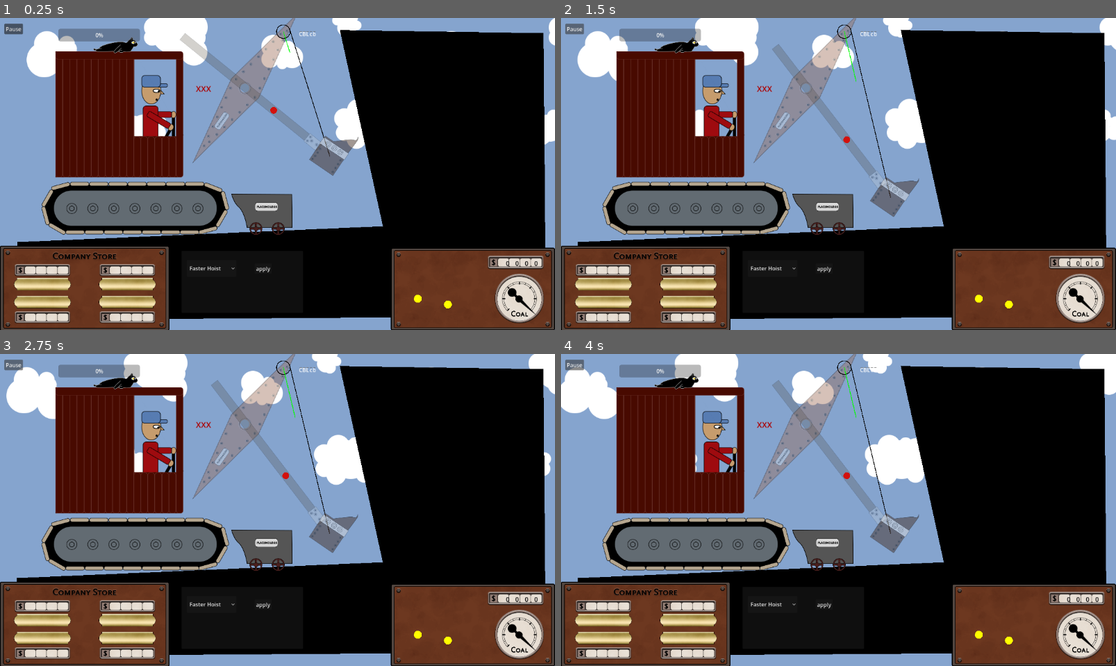
Above: before the commit, frames 1-4 (two rows, left to right).
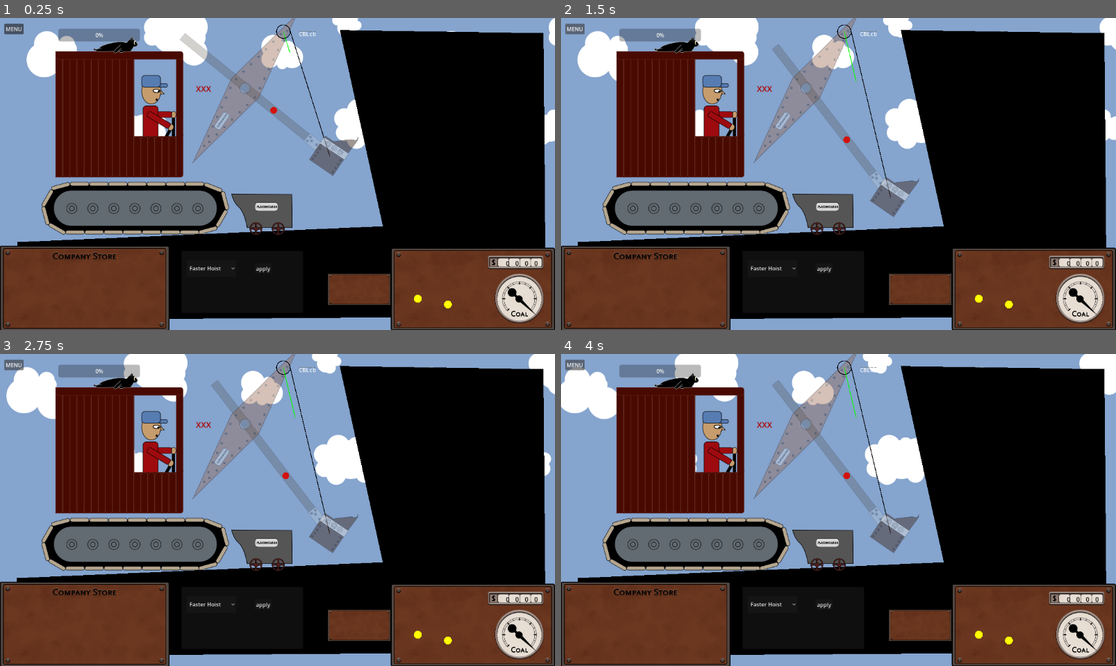
Above: after the commit, the same moments.

Repository: Lobbsterwaffles/Steam-Shov
Game: Godot game, scene res://jonly.tscn
Two runs of this game, one before a commit and one after it. Both use one fixed random seed, a clock stepped at 60 frames per second and the inputs below.
Inputs:
- Up to frame 1 (0.25 s): no input
- Up to frame 2 (1.5 s): click "Pause" (after the commit: "MENU") at 0.5 s; hold Q (hoist_up) from 1.28 s (still down); hold A (crowd_in) from 1.28 s (still down)
- Up to frame 3 (2.75 s): release Q (hoist_up) at 2.03 s; release A (crowd_in) at 2.03 s; tap S (crowd_out) at 2.1 s
- Up to frame 4 (4 s): hold C 2.78-3.53 s; hold Q (hoist_up) from 2.78 s (still down); tap T at 3.6 s

The runs differ from the first frame. In frame 1, 4.3% of the frame differs, in the area x 1-71%, y 1-98%; in frame 2, 4.3%; in frame 3, 4.3%; in frame 4, 4.3%.

Commit message:
Updated Help screen

Diff:
--- a/jonly.tscn
+++ b/jonly.tscn
@@ -356,15 +356,14 @@
 script = ExtResource("15_t3quf")
 
 [node name="eyes2" type="Node2D" parent="." unique_id=1575485376]
-position = Vector2(-97, 73)
+position = Vector2(-93, 73)
 script = ExtResource("15_t3quf")
 eye_white = Color(0.94509804, 0.79607844, 0, 1)
 eye_liner = Color(0.92535293, 0.9253528, 0.9253529, 1)
-ellipse_major_radius = 5.0
-ellipse_minor_radius = 3.0
-pupil_major_radius = 1.0
-pupil_minor_radius = 5.0
-pupil_edge_offset_frac = 1.0
+ellipse_major_radius = 2.145
+pupil_major_radius = 2.0
+pupil_minor_radius = 4.0
+pupil_edge_offset_frac = 0.0
 
 [node name="HUD" type="TextureRect" parent="." unique_id=1739948707]
 offset_left = 666.0
@@ -386,6 +385,7 @@
 expand_mode = 1
 
 [node name="buy_1" type="TextureRect" parent="HUD/Store" unique_id=1025644494]
+visible = false
 layout_mode = 0
 offset_left = 78.03768
 offset_top = 828.6882
@@ -394,6 +394,7 @@
 texture = ExtResource("24_rvxmr")
 
 [node name="buy_2" type="TextureRect" parent="HUD/Store" unique_id=854378678]
+visible = false
 layout_mode = 0
 offset_left = 546.2651
 offset_top = 828.68823
@@ -402,6 +403,7 @@
 texture = ExtResource("24_rvxmr")
 
 [node name="buy_3" type="TextureRect" parent="HUD/Store" unique_id=1444044079]
+visible = false
 layout_mode = 0
 offset_left = 78.03768
 offset_top = 927.16455
@@ -410,6 +412,7 @@
 texture = ExtResource("24_rvxmr")
 
 [node name="buy_4" type="TextureRect" parent="HUD/Store" unique_id=1712648796]
+visible = false
 layout_mode = 0
 offset_left = 546.2651
 offset_top = 927.16455
@@ -418,6 +421,7 @@
 texture = ExtResource("24_rvxmr")
 
 [node name="cost_1" type="TextureRect" parent="HUD/Store" unique_id=793147213]
+visible = false
 layout_mode = 0
 offset_left = 78.03766
 offset_top = 750.65027
@@ -426,6 +430,7 @@
 texture = ExtResource("25_cdl7u")
 
 [node name="cost_2" type="TextureRect" parent="HUD/Store" unique_id=276452007]
+visible = false
 layout_mode = 0
 offset_left = 546.26514
 offset_top = 750.65027
@@ -434,6 +439,7 @@
 texture = ExtResource("25_cdl7u")
 
 [node name="cost_3" type="TextureRect" parent="HUD/Store" unique_id=997229739]
+visible = false
 layout_mode = 0
 offset_left = 78.03769
 offset_top = 1010.7766
@@ -442,6 +448,7 @@
 texture = ExtResource("25_cdl7u")
 
 [node name="cost_4" type="TextureRect" parent="HUD/Store" unique_id=1033120499]
+visible = false
 layout_mode = 0
 offset_left = 546.26526
 offset_top = 1010.7766
@@ -506,6 +513,15 @@
 position = Vector2(368.37607, 37.606834)
 script = ExtResource("25_6ihbu")
 
+[node name="buy_coal" type="TextureRect" parent="HUD" unique_id=1168356268]
+layout_mode = 0
+offset_left = -159.82907
+offset_top = 64.957275
+offset_right = -0.17105103
+offset_bottom = 145.2991
+texture = ExtResource("22_wcugm")
+expand_mode = 1
+
 [node name="PauseMenu" type="Control" parent="." unique_id=1889025290]
 unique_name_in_owner = true
 process_mode = 2
@@ -555,7 +571,7 @@
 offset_top = 17.0
 offset_right = -425.0
 offset_bottom = 48.0
-text = "Pause"
+text = "MENU"
 
 [node name="help_Screen" type="Control" parent="." unique_id=1852025290]
 unique_name_in_owner = true
Binary file changed: graphics/UI/Help/steamjamHelp.png
